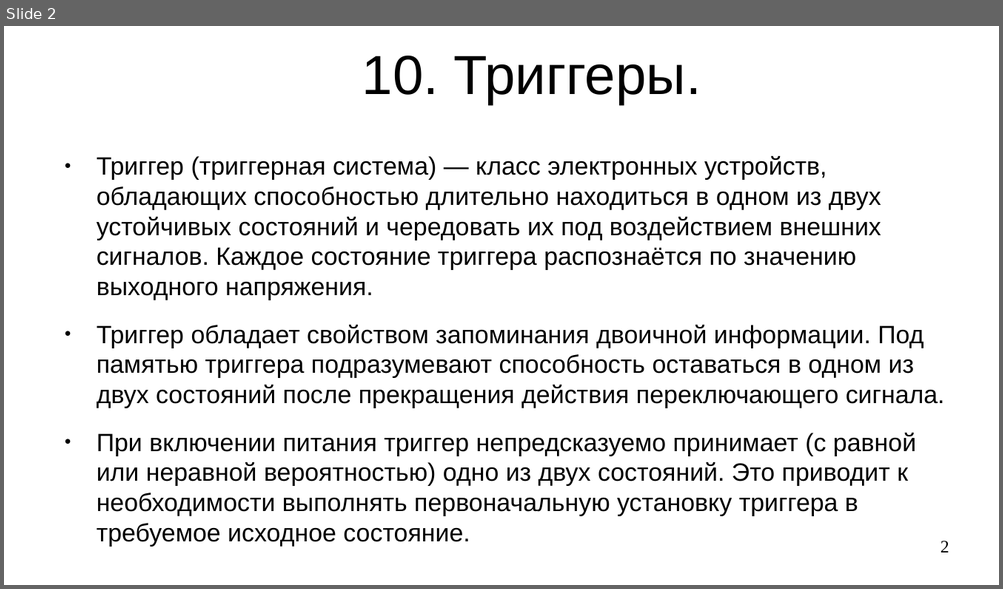
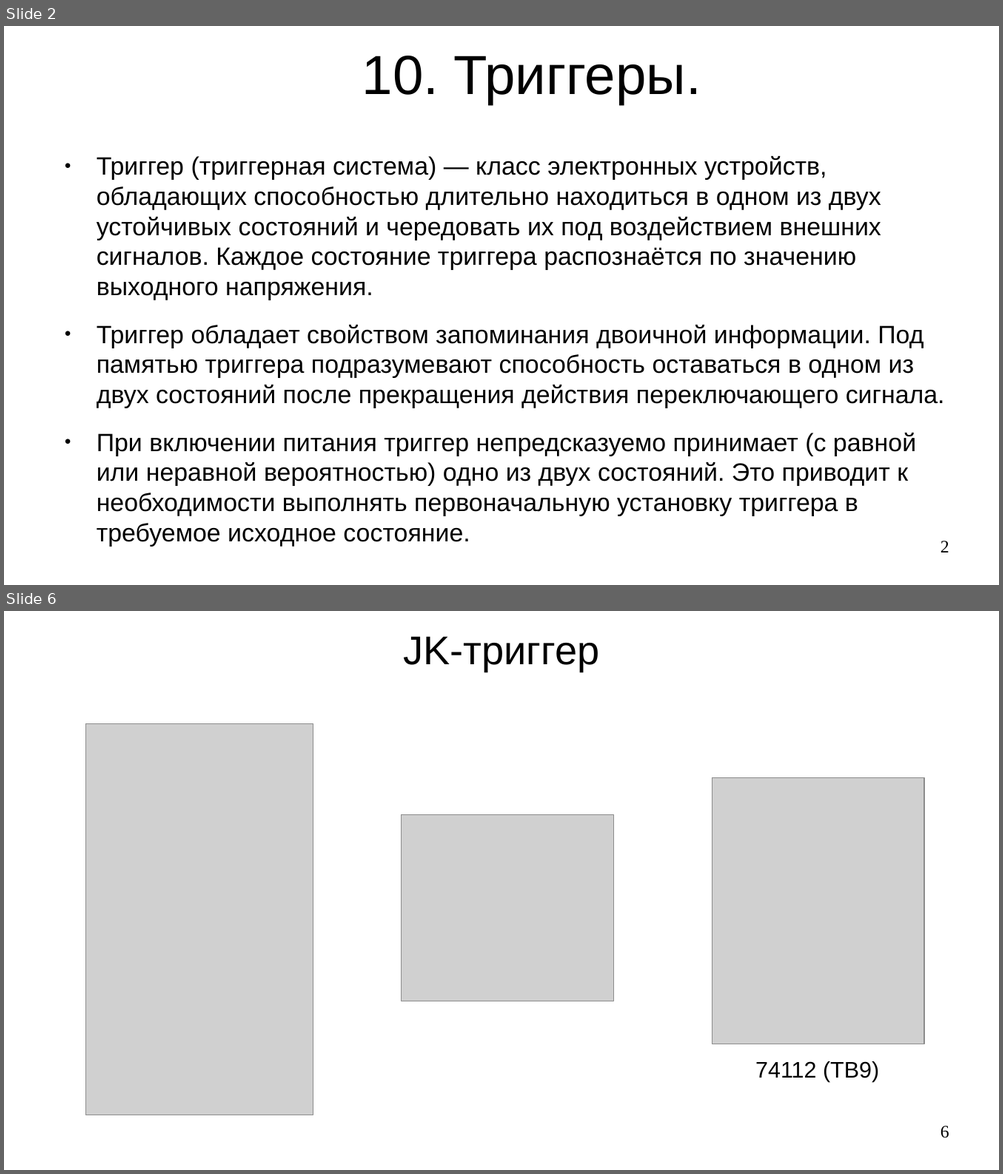
Before and after one commit to steelcraft/stud-lab, a slide deck: Лекции/СBDS01#L6.odp. Shown one above the other, each under a label of ours: slide 2 before the commit, slides 2 and 6 after it; the slides between them are not shown. The pictures are 1003x589 and 1003x1174 pixels, drawn with LibreOffice and Linux fonts; fonts in the diff are those of the drawing; grey boxes stand for pictures. Boxes give left, top, right and bottom in pixels: in the first picture for what was removed or moved away, otherwise in the second. Text is boxed around its words. In the diff, an @@ line names an element or a change of style, - is before the commit and + after.

```diff
--- a/Лекции/СBDS01#L6.odp
+++ b/Лекции/СBDS01#L6.odp
@@ slide 6 added at box(4, 611, 999, 1170), background #FFFFFF @@
@@ title added at box(403, 636, 599, 672), 32 pt, text #000000 @@
+JK-триггер
@@ picture added at box(86, 723, 313, 1116) @@
@@ picture added at box(711, 778, 924, 1044) @@
@@ picture added at box(401, 815, 613, 1001) @@
@@ text added at box(755, 1062, 879, 1082), 18 pt, text #000000 @@
+74112 (ТВ9)
@@ page number added at box(940, 1126, 949, 1139), 14 pt, text #000000 @@
+6
```
Also in this commit, not shown: 3 other slides added, 5 slides removed, 1 other file.
